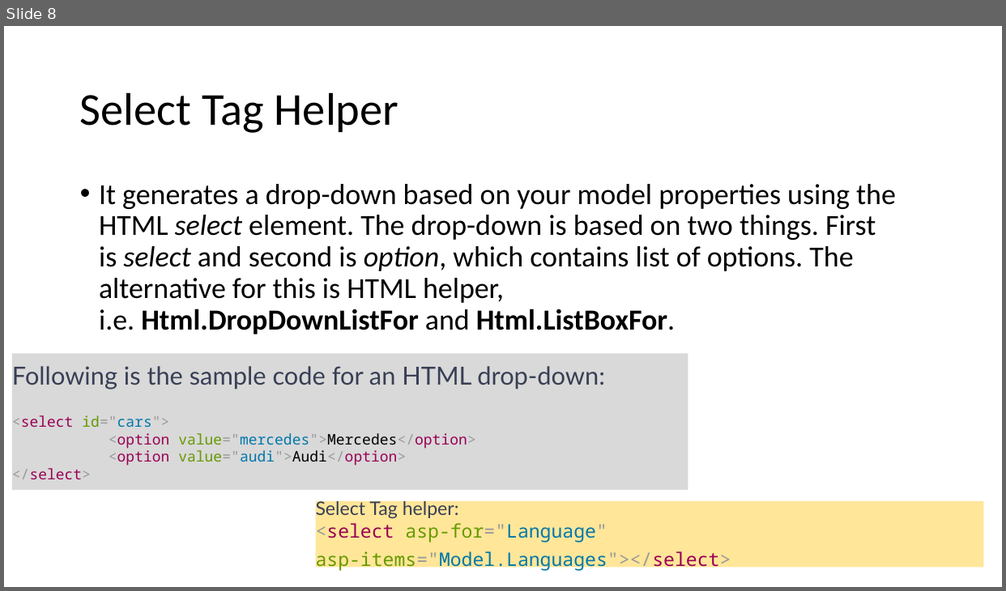
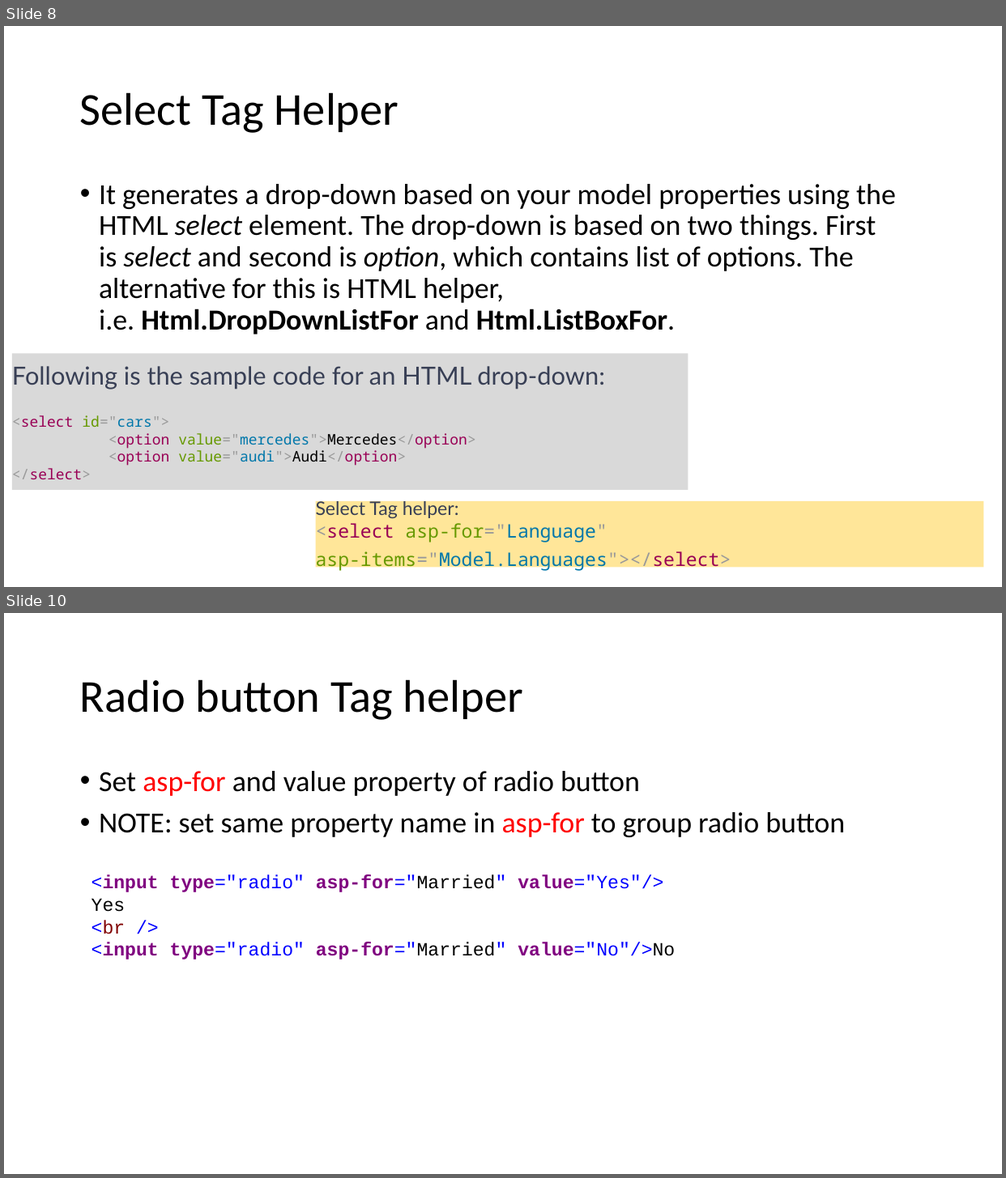
Before and after one commit to pravin9696/TagHelperTry, a slide deck: TagHelperTry/NewFolder/Tag Helpers in CORE.pptx. Shown one above the other, each under a label of ours: slide 8 before the commit, slides 8 and 10 after it; the slides between them are not shown. The pictures are 1006x591 and 1006x1178 pixels, drawn with LibreOffice and Linux fonts; fonts in the diff are those of the drawing. Boxes give left, top, right and bottom in pixels: in the first picture for what was removed or moved away, otherwise in the second. Text is boxed around its words. In the diff, an @@ line names an element or a change of style, - is before the commit and + after.

Commit message:
Remaining Tag helpers with Example

```diff
--- a/TagHelperTry/NewFolder/Tag Helpers in CORE.pptx
+++ b/TagHelperTry/NewFolder/Tag Helpers in CORE.pptx
@@ slide 10 added at [4,613,1002,1174], background #FFFFFF @@
@@ title added at [80,679,523,720], 44 pt, text #000000 @@
+Radio button Tag helper
@@ text added at [99,771,845,837], 28 pt, text #000000 @@
+• Set asp-for and value property of radio button
+• NOTE: set same property name in asp-for to group radio button
@@ text added at [91,875,675,960], 18 pt, text #0000FF @@
+<input type="radio" asp-for="Married" value="Yes"/>
+Yes
+<br />
+<input type="radio" asp-for="Married" value="No"/>No
```
Also in this commit, not shown: 1 other slide added, 1 slide removed, 11 other files.
